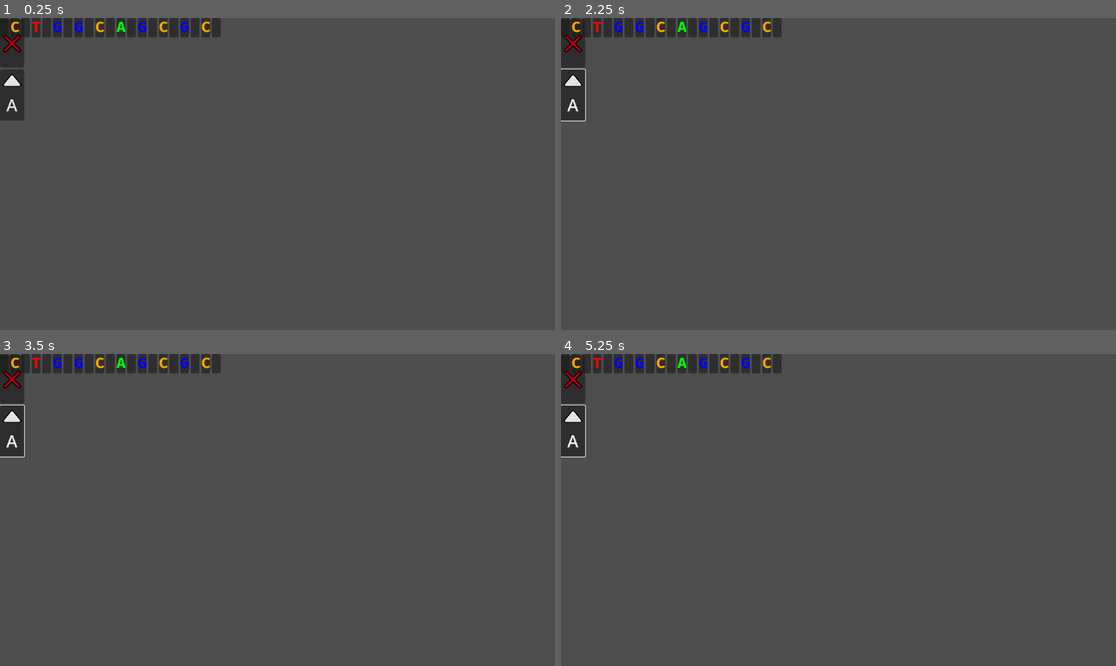
Above: before the commit, frames 1-4 (two rows, left to right).
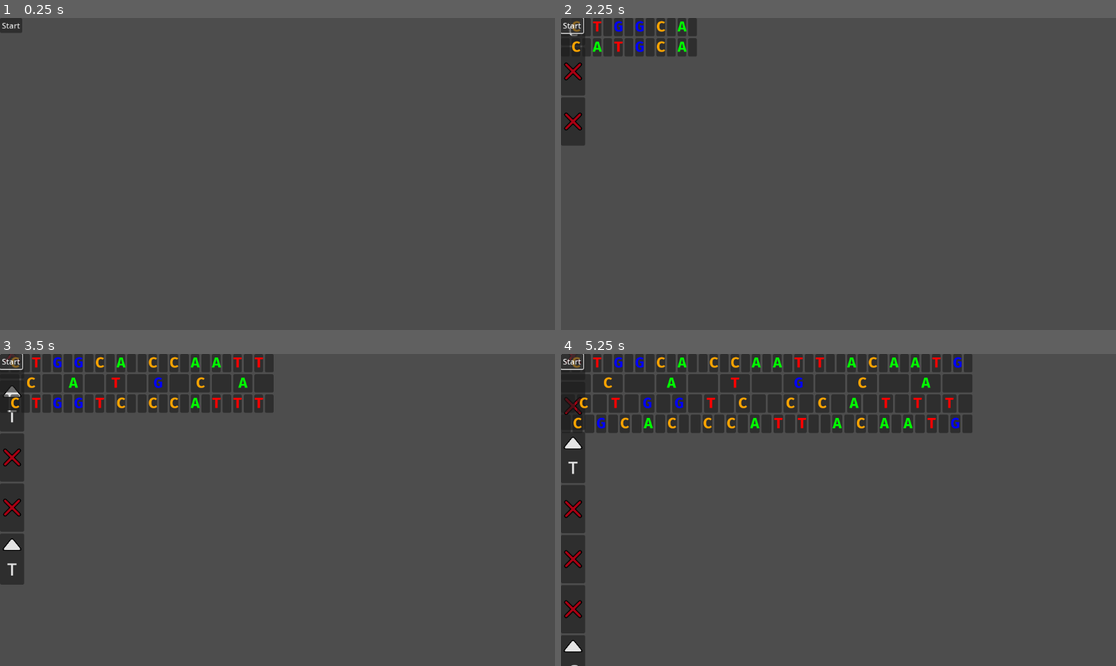
Above: after the commit, the same moments.

Repository: Quaternary-Game/quaternary
Game: Godot game, scene res://features/mutation_minigame/nodes/main/main.tscn
The game is run twice, just before and just after one commit, with the same random seed, the same clock (stepped at 60 frames per second) and the same inputs. The project has no main scene, so this scene is started directly.
Inputs (mouse positions are in pixels of both pictures, inside the frame that each line leads up to):
- Up to frame 1 (0.25 s): no input
- Up to frame 2 (2.25 s): click (572, 42) at 0.52 s; click (572, 96) at 1.25 s, where only the run before the commit has a clickable "A"; click (572, 24) at 2 s, where only the run after the commit has a clickable "Start"
- Up to frame 3 (3.5 s): click (11, 357) at 2.75 s, where only the run after the commit has a clickable "C"
- Up to frame 4 (5.25 s): click (572, 407) at 3.5 s, where only the run after the commit has a clickable "T"; click (572, 559) at 4.25 s, where only the run after the commit has a clickable "T"; click (572, 360) at 5 s, where only the run after the commit has a clickable "Start"

The runs differ from the first frame. In frame 1, 3.0% of the frame differs, in the area x 0-40%, y 0-33%; in frame 2, 2.7%; in frame 3, 7.4%; in frame 4, 16%, in the area x 0-75%, y 0-100%.

Commit message:
Minimum viable product (mutation minigame)

Diff:
--- a/src/features/dynamicmenu/DragButton.gd
+++ b/src/features/dynamicmenu/DragButton.gd
@@ -1,4 +1,4 @@
-extends Button
+class_name DragButton extends Button
 
 
 var drop_data: Variant = self
--- a/src/features/dynamicmenu/DynamicMenu.gd
+++ b/src/features/dynamicmenu/DynamicMenu.gd
@@ -1,4 +1,4 @@
-extends Control
+class_name DynamicMenu extends Control
 
 func reveal_slide_child(node: Control) -> void:
 	var spacer = Control.new()
--- a/src/features/mutation_minigame/nodes/dna/DNA.gd
+++ b/src/features/mutation_minigame/nodes/dna/DNA.gd
@@ -1,38 +1,61 @@
-extends "res://features/dynamicmenu/DynamicMenu.gd"
+extends DynamicMenu
 var base_scene = load("res://features/mutation_minigame/nodes/dna/Nucleotide.tscn")
-
-
-func add_base(base_str="BLANK") -> void:
+signal mutation(sequence)
+@export var droppable: bool = true
+func add_base(base_str: String ="BLANK") -> Node:
 	var base = base_scene.instantiate()
 	base.base = base_str
 	base.mutation.connect(mutation_handler)
+	self.add_child(base)
+	return base
 
 
 func random_dna(length: int):
 	var rng = RandomNumberGenerator.new()
 	var bases: Array = ["A","G","T","C"]
 
-	var blank_start = base_scene.instantiate()
-	blank_start.mutation.connect(mutation_handler)
-	self.add_child(blank_start)
+	var start = add_base()
 	for i in range(length):
-		var base = base_scene.instantiate()
-		base.base = bases[rng.randi_range(0, bases.size()-1)]
-		base.mutation.connect(mutation_handler)
-		self.add_child(base)
-		var blank = base_scene.instantiate()
-		blank.mutation.connect(mutation_handler)
-		self.add_child(blank)
+		var base = add_base(bases[rng.randi_range(0, bases.size()-1)])
+		var spacer = add_base()
+
+func mutate_random(number_of_mutations: int = 4):
+	var rng = RandomNumberGenerator.new()
+	var bases = ["A", "T", "G", "C"]
+	var possible_mutations = ["Insertion", "Deletion"]
+	var mutations = []
+	for i in range(number_of_mutations):
+		var rand_base = bases[rng.randi_range(0, bases.size()-1)]
+		var rand_mutation = possible_mutations[rng.randi_range(0, possible_mutations.size()-1)]
+		var type: String
+		var random_child: Node
+		while true:
+			random_child = get_children()[rng.randi_range(0, get_children().size()-1)]
+			if  random_child.get("base") == "BLANK" and rand_mutation == "Insertion" and random_child.visible:
+				break
+			elif random_child.get("base") != "BLANK" and rand_mutation != "Insertion" and random_child.visible and random_child.get("base")!= null:
+				break
+		var mutation = {
+			"Type": rand_mutation,
+			"Base": rand_base,
+			"node": random_child
+		}
+		mutations.append(mutation)
+		mutation_handler(random_child, mutation)
+	return mutations
+
+
+
 
 
 
 
 func mutation_handler(node: Control, data: Dictionary):
+	print(data)
 	if data["Type"] == "Deletion":
-		self.hide_slide_child(node)
-		self.hide_slide_child(self.get_child(node.get_index() + 1))
-		node.visible=false
-		self.get_child(node.get_index() + 1).visible = false
+		await self.hide_slide_child(node)
+		await self.hide_slide_child(self.get_child(node.get_index() + 1))
+		node.is_deleted = true
 	elif data["Type"] == "Insertion":
 		var blank = base_scene.instantiate()
 		blank.mutation.connect(mutation_handler)
@@ -45,9 +68,19 @@
 		self.add_child(blank)
 		self.move_child(blank, node.get_index()+1)
 		self.move_child(base, node.get_index()+1)
-		self.reveal_slide_child(base)
-		self.reveal_slide_child(blank)
+		await self.reveal_slide_child(base)
+		await self.reveal_slide_child(blank)
 
+	mutation.emit(sequence())
+
+func sequence():
+	var children = get_children()
+
+	var sequence = []
+	for c in children:
+		if c.get("base") != "BLANK"  and c.get("base") != null and c.is_deleted == false:
+			sequence.append(c.base)
+	return sequence
 # Called when the node enters the scene tree for the first time.
 func _ready():
-	random_dna(10)
+	pass
--- a/src/features/mutation_minigame/nodes/dna/DNA.tscn
+++ b/src/features/mutation_minigame/nodes/dna/DNA.tscn
@@ -3,11 +3,9 @@
 [ext_resource type="Script" path="res://features/mutation_minigame/nodes/dna/DNA.gd" id="1_6ygvu"]
 
 [node name="DNA" type="HBoxContainer"]
-anchors_preset = -1
-anchor_left = 0.2
-anchor_top = 0.5
-anchor_right = 0.8
-anchor_bottom = 0.5
-offset_right = 40.0
-offset_bottom = 40.0
+anchors_preset = 15
+anchor_right = 1.0
+anchor_bottom = 1.0
+grow_horizontal = 2
+grow_vertical = 2
 script = ExtResource("1_6ygvu")
--- a/src/features/mutation_minigame/nodes/dna/Nucleotide.gd
+++ b/src/features/mutation_minigame/nodes/dna/Nucleotide.gd
@@ -4,7 +4,7 @@
 signal mutation(node, mutation)
 @export var bg_visible: bool = true:
 	set = set_bg_visible
-
+var is_deleted = false
 func set_bg_visible(value):
 	if value:
 		self.remove_theme_stylebox_override("Panel")
@@ -37,6 +37,7 @@
 
 # Called when the node enters the scene tree for the first time.
 func _ready():
+
 	var label = $Label
 	if base == "BLANK":
 		label.text = " "
@@ -52,7 +53,7 @@
 	pass
 
 func _can_drop_data(position, data):
-	if data is Dictionary:
+	if data is Dictionary and get_parent().droppable:
 		if (data["Type"] == "Insertion" and base == "BLANK"):
 			return true
 		if (data["Type"] == "Deletion" or data["Type"] == "Substitution") and base != "BLANK":
--- a/src/features/mutation_minigame/nodes/mutation/mutation.gd
+++ b/src/features/mutation_minigame/nodes/mutation/mutation.gd
@@ -2,6 +2,11 @@
 
 
 @export_enum("Insertion", "Deletion", "Substitution") var type: String = "Insertion"
+@export_enum("A", "T", "G", "C") var base: String = "A":
+	set(value):
+		text = value
+	get:
+		return text
 
 var mutation: Dictionary = {
 	"Insertion":{
@@ -23,6 +28,6 @@
 	tooltip_text = mutation[type]["Tooltip_Text"]
 	icon = load("res://features/mutation_minigame/nodes/mutation/%s" % mutation[type]["Icon"])
 	if type == "Deletion":
-		text = " "
+		base = " "
 		vertical_icon_alignment = VERTICAL_ALIGNMENT_CENTER
-	self.drop_data = {"Type": type, "Base":text, "node":self}
+	self.drop_data = {"Type": type, "Base":base, "node":self}
--- a/src/features/mutation_minigame/nodes/ui/UI.gd
+++ b/src/features/mutation_minigame/nodes/ui/UI.gd
@@ -1,8 +1,8 @@
 extends Control
 var counter = 0
 
-
-
+var mutation_scene = load("res://features/mutation_minigame/nodes/mutation/mutation.tscn")
+var dna_mutated
 # Called when the node enters the scene tree for the first time.
 func _ready():
 	pass
@@ -10,3 +10,25 @@
 # Called every frame. 'delta' is the elapsed time since the previous frame.
 func _process(delta):
 	pass
+
+func check_mutation(sequence) -> void:
+	var win = (sequence == dna_mutated.sequence())
+	if win:
+		var l = Label.new()
+		l.text = "You win!"
+		$DNABOX.add_child(l)
+
+
+func _on_button_button_down():
+	$DNABOX/DNA.random_dna(6)
+	dna_mutated = $DNABOX/DNA.duplicate()
+	dna_mutated.droppable = false
+	$DNABOX.add_child(dna_mutated)
+	var mutations = dna_mutated.mutate_random()
+	$DNABOX/DNA.mutation.connect(check_mutation)
+	#print(mutations.size())
+	for i in mutations:
+		var mutation = mutation_scene.instantiate()
+		mutation.type = i["Type"]
+		mutation.base = i["Base"]
+		$DynamicMenu.add_child(mutation)
--- a/src/features/mutation_minigame/nodes/ui/UI.tscn
+++ b/src/features/mutation_minigame/nodes/ui/UI.tscn
@@ -1,8 +1,7 @@
-[gd_scene load_steps=5 format=3 uid="uid://ctvnoc1hklgns"]
+[gd_scene load_steps=4 format=3 uid="uid://ctvnoc1hklgns"]
 
 [ext_resource type="Script" path="res://features/mutation_minigame/nodes/ui/UI.gd" id="1_dsynl"]
 [ext_resource type="PackedScene" uid="uid://cqh02rjae8qi6" path="res://features/dynamicmenu/DynamicMenu.tscn" id="2_5foyk"]
-[ext_resource type="PackedScene" uid="uid://dop7qwvdnm2wv" path="res://features/mutation_minigame/nodes/mutation/mutation.tscn" id="4_3pxh2"]
 [ext_resource type="PackedScene" uid="uid://drxre10a5wiml" path="res://features/mutation_minigame/nodes/dna/DNA.tscn" id="4_7ujmj"]
 
 [node name="UI" type="Control"]
@@ -26,16 +25,21 @@
 alignment = 1
 metadata/_edit_use_anchors_ = true
 
-[node name="mutation" parent="DynamicMenu" instance=ExtResource("4_3pxh2")]
+[node name="DNABOX" type="VBoxContainer" parent="."]
+layout_mode = 1
+anchors_preset = -1
+anchor_left = 0.2
+anchor_top = 0.468
+anchor_right = 0.8
+anchor_bottom = 0.695
+
+[node name="DNA" parent="DNABOX" instance=ExtResource("4_7ujmj")]
 layout_mode = 2
 
-[node name="mutation2" parent="DynamicMenu" instance=ExtResource("4_3pxh2")]
-layout_mode = 2
-type = "Deletion"
+[node name="Button" type="Button" parent="."]
+layout_mode = 0
+offset_right = 8.0
+offset_bottom = 8.0
+text = "Start"
 
-[node name="mutation3" parent="DynamicMenu" instance=ExtResource("4_3pxh2")]
-layout_mode = 2
-
-[node name="DNA" parent="." instance=ExtResource("4_7ujmj")]
-layout_mode = 1
-alignment = 1
+[connection signal="button_down" from="Button" to="." method="_on_button_button_down"]
